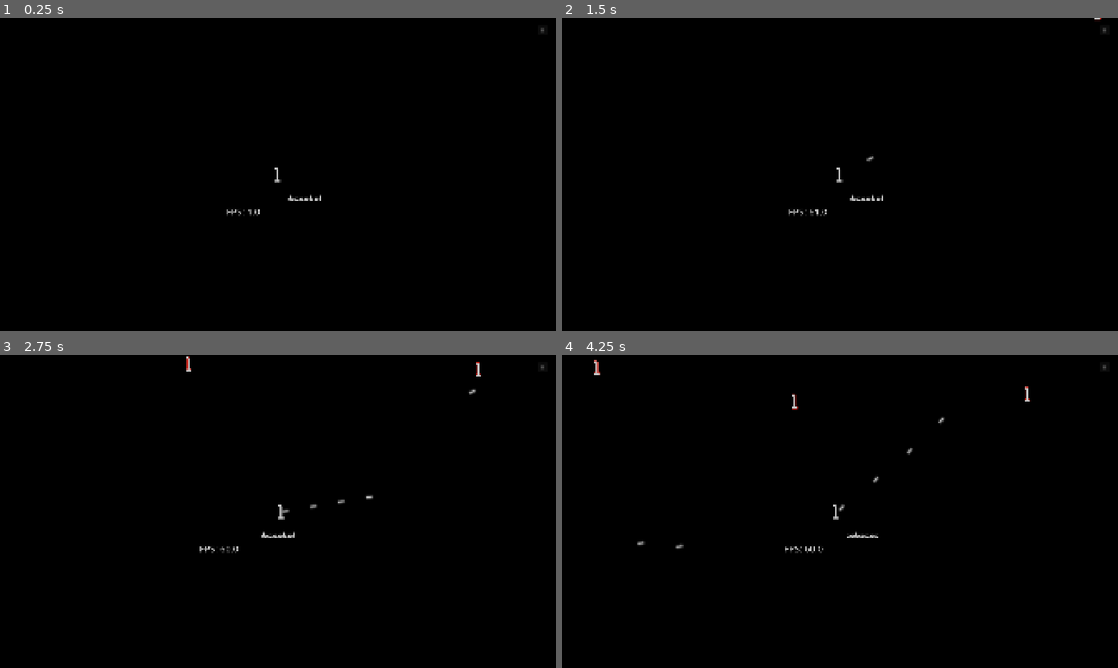
Above: before the commit, frames 1-4 (two rows, left to right).
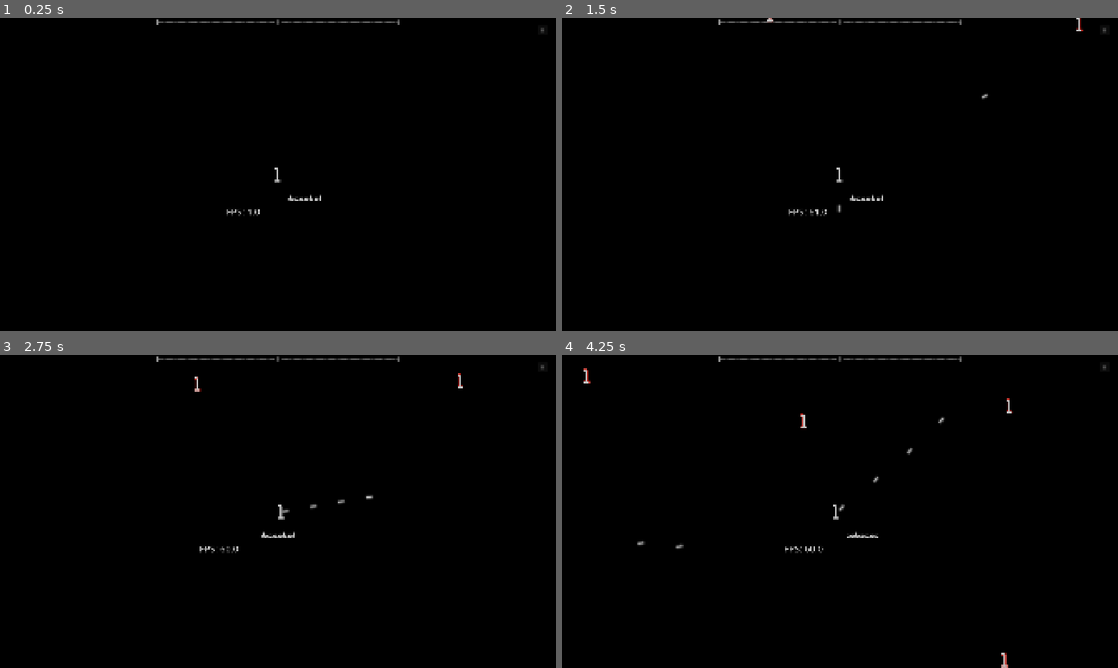
Above: after the commit, the same moments.

Repository: emon22830/KL20
Game: Godot game, scene res://src/main/main.tscn
Two runs of this game, one before a commit and one after it. Both use one fixed random seed, a clock stepped at 60 frames per second and the inputs below. The engine's default icon, where the game draws it, is replaced by a stand-in: a white triangle on a blue panel in a dark square.
Inputs (mouse positions are in pixels of both pictures, inside the frame that each line leads up to):
- Up to frame 1 (0.25 s): no input
- Up to frame 2 (1.5 s): click "II" at 0.5 s; click (840, 180) at 1.25 s, where only the run before the commit has a clickable "Resume"
- Up to frame 3 (2.75 s): tap Enter (ui_accept) at 2, 2.27 s; move the mouse to (400, 495) at 2.02 s; press the mouse at (400, 495) at 2.03 s; hold D (move_right) from 2.03 s (still down)
- Up to frame 4 (4.25 s): release D (move_right) at 2.75 s; release the mouse at (962, 495) at 2.75 s; drag from (728, 527) to (845, 511) at 2.77 s; move the mouse to (895, 442) at 3.52 s; press the mouse at (895, 442) at 3.53 s; hold A (move_left) from 3.53 s (still down)

The runs differ from the first frame. In frame 1, 0.2% of the frame differs, in the area x 28-72%, y 0-3%; in frame 2, 0.3%; in frame 3, 0.4%; in frame 4, 0.5%, in the area x 3-85%, y 0-100%.

Commit message:
Added xp bar

Diff:
--- a/project.godot
+++ b/project.godot
@@ -72,6 +72,11 @@
 "events": [Object(InputEventMouseButton,"resource_local_to_scene":false,"resource_name":"","device":-1,"window_id":0,"a …(252 unchanged characters)…
 ]
 }
+stats_menu={
+"deadzone": 0.2,
+"events": [Object(InputEventKey,"resource_local_to_scene":false,"resource_name":"","device":-1,"window_id":0,"alt_pressed":false,"shift_pressed":false,"ctrl_pressed":false,"meta_pressed":false,"pressed":false,"keycode":0,"physical_keycode":4194306,"key_label":0,"unicode":0,"location":0,"echo":false,"script":null)
+]
+}
 
 [physics]
 
--- a/src/main/main.tscn
+++ b/src/main/main.tscn
@@ -6,6 +6,7 @@
 [ext_resource type="Script" uid="uid://xj3wnkr7gya7" path="res://src/main/fps_count.gd" id="4_djufw"]
 [ext_resource type="PackedScene" uid="uid://bk6kq1k6wx8hy" path="res://src/enemy/enemy_spawner.tscn" id="5_jkpqq"]
 [ext_resource type="FontFile" uid="uid://d3itg5u8xvefx" path="res://asset/font/AvenuePixel-Regular.otf" id="6_jqarl"]
+[ext_resource type="PackedScene" uid="uid://dstv5dx8sivvm" path="res://src/ui/xp_bar/xp_bar.tscn" id="7_30cu5"]
 
 [sub_resource type="CanvasItemMaterial" id="CanvasItemMaterial_mf2ua"]
 blend_mode = 3
@@ -42,3 +43,5 @@
 theme_override_fonts/normal_font = ExtResource("6_jqarl")
 theme_override_font_sizes/normal_font_size = 62
 text = "dasdasasdaasd"
+
+[node name="XpBar" parent="." unique_id=1912313236 instance=ExtResource("7_30cu5")]
--- /dev/null
+++ b/src/ui/stats.gd
@@ -0,0 +1,31 @@
+extends CanvasLayer
+
+@onready var level_label = $Ui/CenterContainer/StatsPanel/VBoxContainer/LevelLabel
+@onready var hp_label = $Ui/CenterContainer/StatsPanel/VBoxContainer/HpLabel
+@onready var xp_label = $Ui/CenterContainer/StatsPanel/VBoxContainer/XPLabel
+
+
+func _ready():
+	hide()
+
+func _process(_delta):
+	if not is_instance_valid(GameManager.player):
+		return
+
+	var player = GameManager.player
+
+	level_label.text = "Level: " + str(player.level)
+	hp_label.text = "HP: " + str(player.hp) + " / " + str(player.max_hp)
+	xp_label.text = "XP: " + str(player.exp) + " / " + str(player.max_exp)
+
+func _unhandled_input(event):
+	if event.is_action_pressed("show_stats"):
+		toggle_stats()
+
+func toggle_stats():
+	if visible:
+		hide()
+		get_tree().paused = false
+	else:
+		show()
+		get_tree().paused = true
--- /dev/null
+++ b/src/ui/stats.tscn
@@ -0,0 +1,37 @@
+[gd_scene format=3 uid="uid://doh888nemwvrb"]
+
+[ext_resource type="Script" uid="uid://ejgm82msrfpg" path="res://src/ui/stats.gd" id="1_sbob1"]
+
+[node name="Stats" type="CanvasLayer" unique_id=1648108477]
+script = ExtResource("1_sbob1")
+
+[node name="Ui" type="Control" parent="." unique_id=473662183]
+layout_mode = 3
+anchors_preset = 15
+anchor_right = 1.0
+anchor_bottom = 1.0
+grow_horizontal = 2
+grow_vertical = 2
+
+[node name="CenterContainer" type="CenterContainer" parent="Ui" unique_id=1452218540]
+layout_mode = 0
+offset_right = 40.0
+offset_bottom = 40.0
+
+[node name="StatsPanel" type="PanelContainer" parent="Ui/CenterContainer" unique_id=1417456017]
+layout_mode = 2
+
+[node name="VBoxContainer" type="VBoxContainer" parent="Ui/CenterContainer/StatsPanel" unique_id=1667287422]
+layout_mode = 2
+
+[node name="Title" type="Label" parent="Ui/CenterContainer/StatsPanel/VBoxContainer" unique_id=1548235218]
+layout_mode = 2
+
+[node name="LevelLabel" type="Label" parent="Ui/CenterContainer/StatsPanel/VBoxContainer" unique_id=879964803]
+layout_mode = 2
+
+[node name="HpLabel" type="Label" parent="Ui/CenterContainer/StatsPanel/VBoxContainer" unique_id=525108983]
+layout_mode = 2
+
+[node name="XPLabel" type="Label" parent="Ui/CenterContainer/StatsPanel/VBoxContainer" unique_id=1897371866]
+layout_mode = 2
--- /dev/null
+++ b/src/ui/xp_bar/xp_bar.gd
@@ -0,0 +1,31 @@
+extends CanvasLayer
+
+@onready var xp_label = $Ui/XPLabel
+
+
+func _process(_delta):
+	if not is_instance_valid(GameManager.player):
+		return
+	update_xp_bar()
+
+func update_xp_bar():
+	var player = GameManager.player
+	var current_xp = player.exp
+	var required_xp = player.max_exp
+	var current_level = player.level
+
+	if required_xp <= 0:
+		return
+
+	var progress := float(current_xp) / float(required_xp)
+	progress = clamp(progress, 0.0, 1.0)
+
+	var side_length := 60
+
+	var filled := int(progress * side_length)
+	var empty := side_length - filled
+
+	var left_bar := "#".repeat(filled) + "-".repeat(empty)
+	var right_bar := "-".repeat(side_length)
+
+	xp_label.text = "[" + left_bar + " " + str(current_level) + " " + right_bar + "]"
--- /dev/null
+++ b/src/ui/xp_bar/xp_bar.tscn
@@ -0,0 +1,24 @@
+[gd_scene format=3 uid="uid://dstv5dx8sivvm"]
+
+[ext_resource type="Script" uid="uid://cqx2q51annled" path="res://src/ui/xp_bar/xp_bar.gd" id="1_xe6l2"]
+[ext_resource type="FontFile" uid="uid://d3itg5u8xvefx" path="res://asset/font/AvenuePixel-Regular.otf" id="2_1pe28"]
+
+[node name="XpBar" type="CanvasLayer" unique_id=1391586880]
+script = ExtResource("1_xe6l2")
+
+[node name="Ui" type="Control" parent="." unique_id=580627232]
+layout_mode = 3
+anchors_preset = 15
+anchor_right = 1.0
+anchor_bottom = 1.0
+grow_horizontal = 2
+grow_vertical = 2
+
+[node name="XPLabel" type="Label" parent="Ui" unique_id=754620252]
+layout_mode = 0
+offset_right = 1920.0
+offset_bottom = 26.0
+theme_override_fonts/font = ExtResource("2_1pe28")
+theme_override_font_sizes/font_size = 24
+text = "########################################################################################################################## [ 0 ] -------------------------------------------------------------------------------------------------------------------------------------------"
+horizontal_alignment = 1
Not shown, added: src/ui/stats.gd.uid
Not shown, added: src/ui/xp_bar/xp_bar.gd.uid
